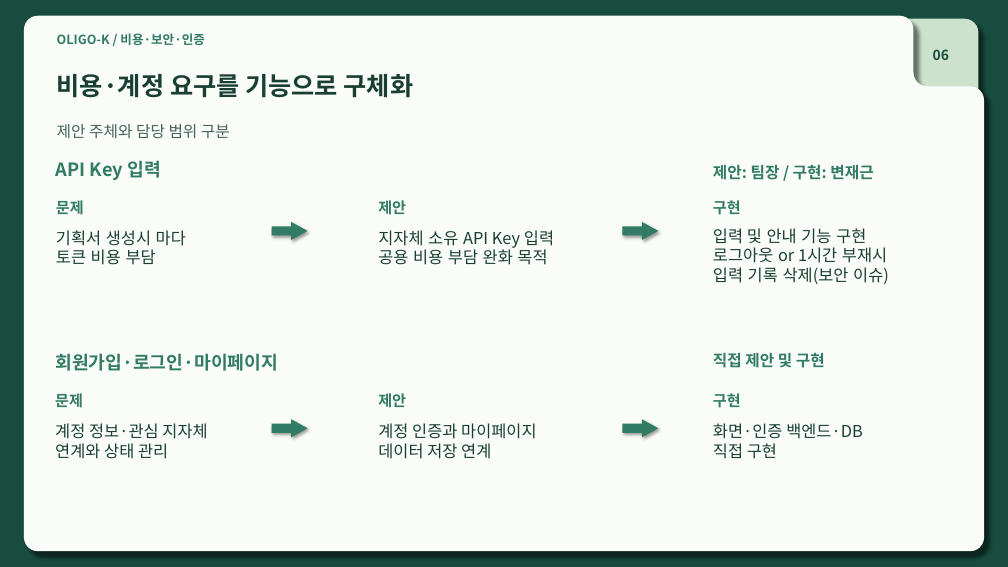
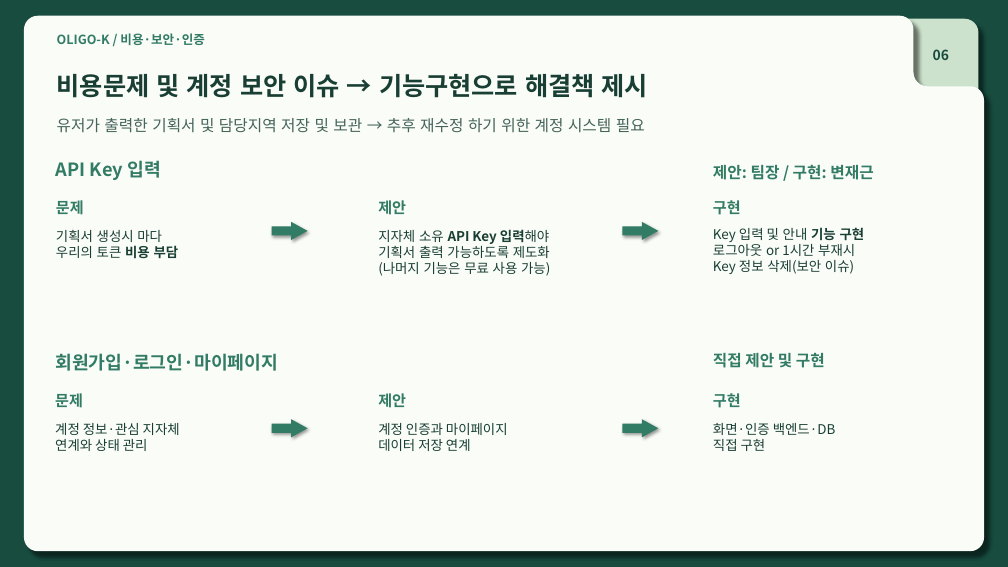
Before and after one commit to Jack-the-Ace/remind, a slide deck: slide 6 of 참고자료/취뽀/포트폴리오_변재근_v3.0.pptx. Drawn at 1008x567 pixels with LibreOffice and Linux fonts; fonts in the diff are those of the drawing. Boxes give left, top, right and bottom in pixels: in the first picture for what was removed or moved away, otherwise in the second. Text is boxed around its words. In the diff, an @@ line names an element or a change of style, - is before the commit and + after.

Commit message:
RedBox기획서 검토 후 제출하기

```diff
--- a/참고자료/취뽀/포트폴리오_변재근_v3.0.pptx
+++ b/참고자료/취뽀/포트폴리오_변재근_v3.0.pptx
@@ text at [57,74,648,98]: text changed @@
-비용·계정 요구를 기능으로 구체화
+비용문제 및 계정 보안 이슈 → 기능구현으로 해결책 제시
@@ text at [57,118,645,133]: text changed @@
-제안 주체와 담당 범위 구분
+유저가 출력한 기획서 및 담당지역 저장 및 보관 → 추후 재수정 하기 위한 계정 시스템 필요
@@ text at [56,230,162,242]: size 19.5 to 16 pt in "기획서 생성시 마다" @@
@@ text at [378,229,550,276]: text changed; size 19.5 to 16 pt @@
-지자체 소유 API Key 입력
-공용 비용 부담 완화 목적
+지자체 소유 API Key 입력해야
+기획서 출력 가능하도록 제도화
+(나머지 기능은 무료 사용 가능)
@@ text at [713,227,865,242]: text changed; size 19.5 to 16 pt @@
-입력 및 안내 기능 구현
+Key 입력 및 안내 기능 구현
@@ text at [56,245,179,259]: text changed; size 19.5 to 16 pt @@
-토큰 비용 부담
+우리의 토큰 비용 부담
@@ text at [713,260,854,274]: text changed; size 19.5 to 16 pt @@
-입력 기록 삭제(보안 이슈)
+Key 정보 삭제(보안 이슈)
@@ text at [713,241,855,256]: size 19.5 to 16 pt in "로그아웃 or 1시간 부재시" @@
@@ size 19.5 to 16 pt in 3 elements at [55,423,180,451], [378,423,508,451], [713,423,836,451] @@
```
Also in this commit, not shown: 10 other slides changed, 29 other files.
